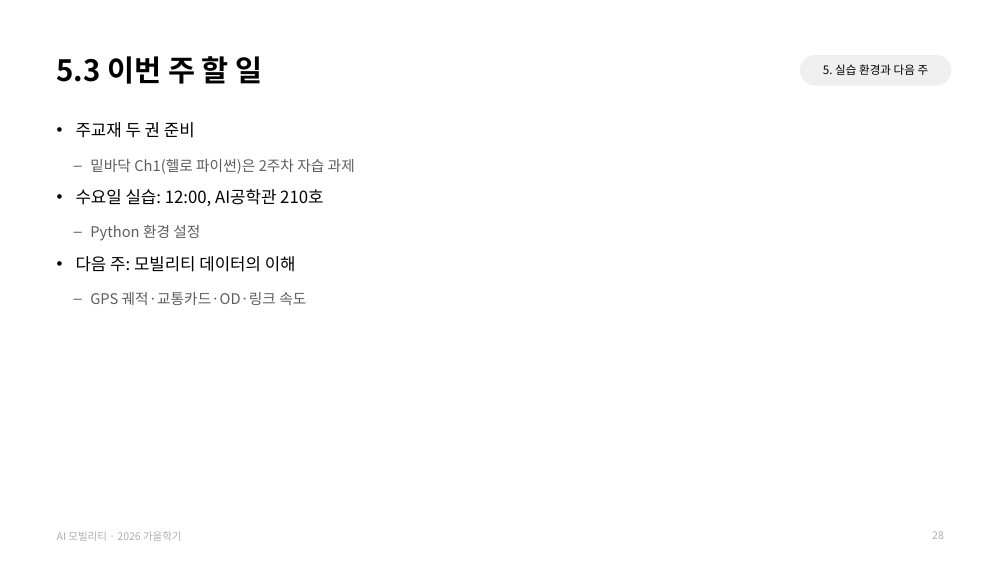
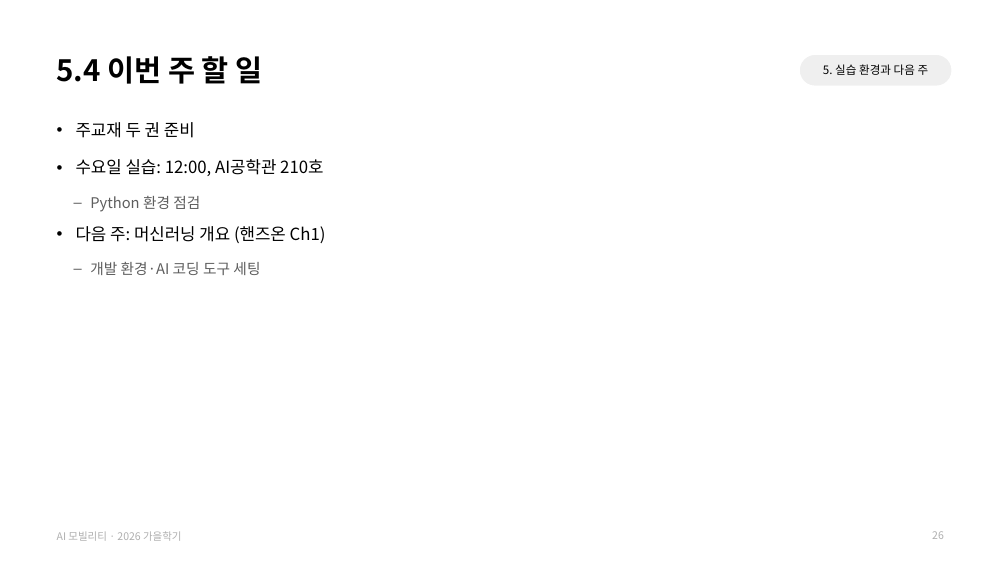
Before and after one commit to jihoyeo/ai-mobility, a slide deck: slide 26 of slides/week01/AI모빌리티_01_오리엔테이션.pptx (slide 28 before the commit). Drawn at 1008x567 pixels with LibreOffice and Linux fonts; fonts in the diff are those of the drawing. Boxes give left, top, right and bottom in pixels: in the first picture for what was removed or moved away, otherwise in the second. Text is boxed around its words. In the diff, an @@ line names an element or a change of style, - is before the commit and + after.

```diff
--- a/slides/week01/AI모빌리티_01_오리엔테이션.pptx
+++ b/slides/week01/AI모빌리티_01_오리엔테이션.pptx
@@ title at [57, 56, 263, 84]: text changed @@
-5.3 이번 주 할 일
+5.4 이번 주 할 일
@@ text at [90, 159, 355, 174]: paragraph removed @@
-  – 밑바닥 Ch1(헬로 파이썬)은 2주차 자습 과제
@@ text at [76, 196, 326, 275]: text changed @@
-  – Python 환경 설정
-• 다음 주: 모빌리티 데이터의 이해
-  – GPS 궤적·교통카드·OD·링크 속도
+  – Python 환경 점검
+• 다음 주: 머신러닝 개요 (핸즈온 Ch1)
+  – 개발 환경·AI 코딩 도구 세팅
```
Also in this commit, not shown: 21 other slides changed, 3 slides added, 5 slides removed, 15 other files.
